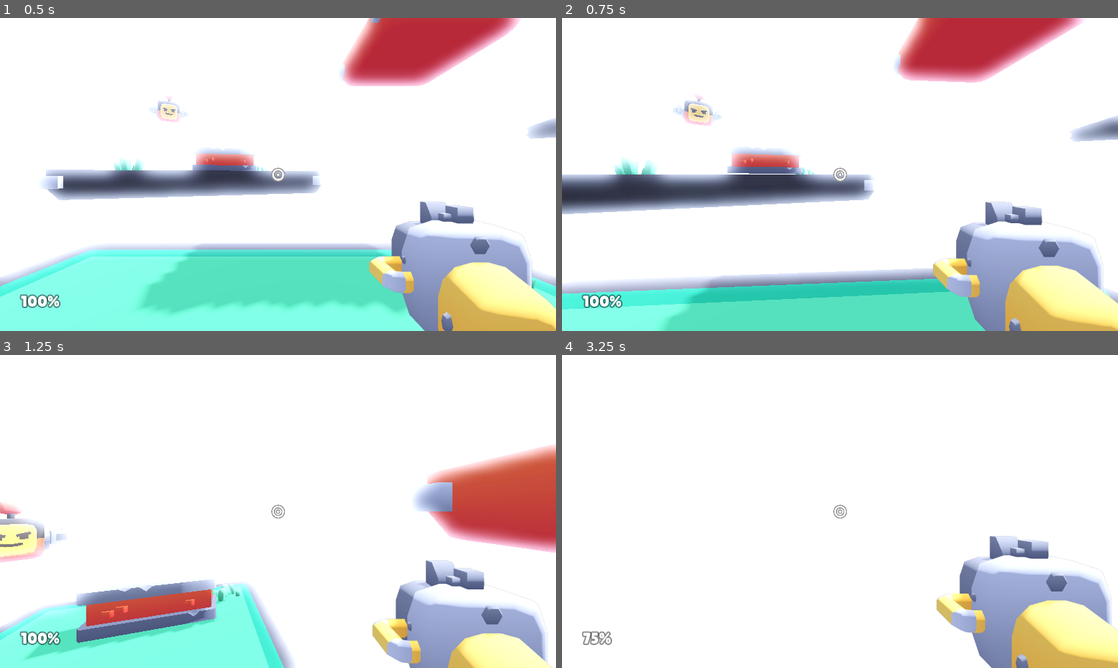
Above: before the commit, frames 1-4 (two rows, left to right).
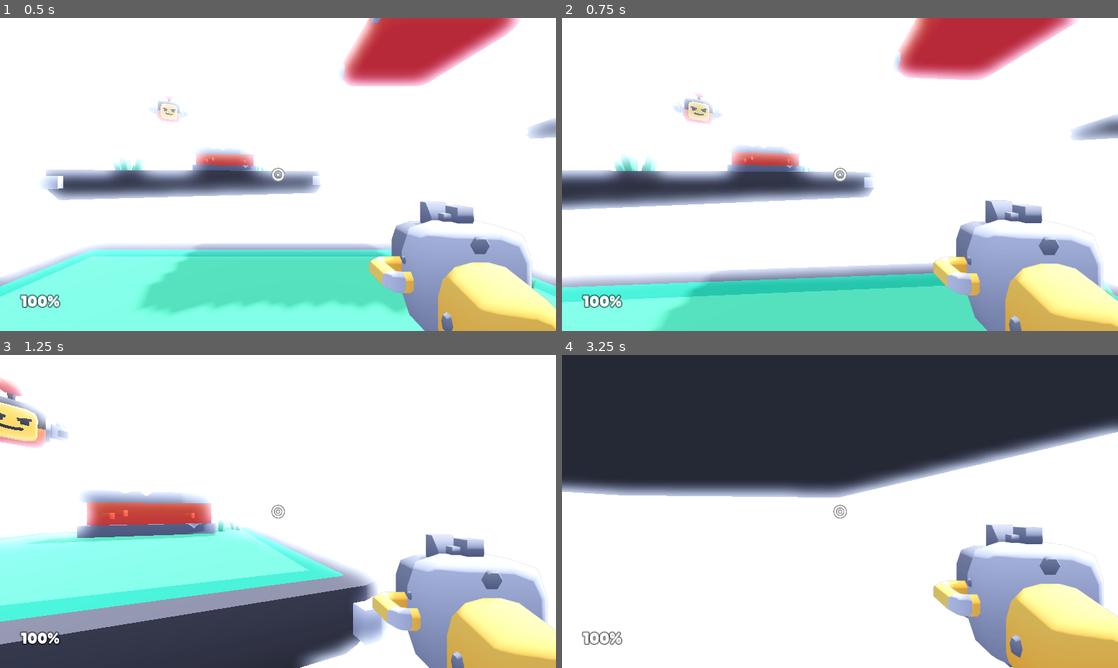
Above: after the commit, the same moments.

Repository: marcospb19/firestone
Game: Godot game, scene res://src/scenes/main.tscn
The game is run twice, just before and just after one commit, with the same random seed, the same clock (stepped at 60 frames per second) and the same inputs.
Inputs (mouse positions are in pixels of both pictures, inside the frame that each line leads up to):
- Up to frame 1 (0.5 s): no input
- Up to frame 2 (0.75 s): move the mouse to (867, 174) at 0.52 s; hold W (move_forward) from 0.53 s (still down); hold Right mouse button (jetpack, bound only before the commit) from 0.53 s (still down)
- Up to frame 3 (1.25 s): keep holding W (move_forward); keep holding Right mouse button (jetpack, bound only before the commit); tap Space (jump) at 0.77, 0.8, 1.07 s
- Up to frame 4 (3.25 s): keep holding W (move_forward); move the mouse to (812, 511) at 1.27 s; release Right mouse button (jetpack, bound only before the commit) at 1.28 s; tap Space (jump) at 1.35, 1.52, 1.82, 2.3, 3.02 s; right-click (812, 511) at 1.55 s; move the mouse to (851, 505) at 2.02 s; hold Right mouse button (jetpack, bound only before the commit) 2.03-2.78 s; move the mouse to (834, 517) at 2.77 s; click (834, 517) at 2.85 s; right-click (834, 517) at 3.05 s

Frame 1 is identical in both runs. In frame 2, 12% of the frame differs, in the area x 0-100%, y 0-100%; in frame 3, 46%; in frame 4, 47%.

Commit message:
use jetpack on spacebar

Diff:
--- a/project.godot
+++ b/project.godot
@@ -112,13 +112,8 @@
 }
 weapon_toggle={
 "deadzone": 0.5,
-"events": [Object(InputEventKey,"resource_local_to_scene":false,"resource_name":"","device":-1,"window_id":0,"alt_pressed":false,"shift_pressed":false,"ctrl_pressed":false,"meta_pressed":false,"pressed":false,"keycode":0,"physical_keycode":69,"key_label":0,"unicode":101,"echo":false,"script":null)
+"events": [Object(InputEventKey,"resource_local_to_scene":false,"resource_name":"","device":-1,"window_id":0,"alt_pressed":false,"shift_pressed":false,"ctrl_pressed":false,"meta_pressed":false,"pressed":false,"keycode":0,"physical_keycode":81,"key_label":0,"unicode":113,"echo":false,"script":null)
 , Object(InputEventJoypadButton,"resource_local_to_scene":false,"resource_name":"","device":-1,"button_index":10,"pressure":0.0,"pressed":true,"script":null)
-]
-}
-jetpack={
-"deadzone": 0.5,
-"events": [Object(InputEventMouseButton,"resource_local_to_scene":false,"resource_name":"","device":-1,"window_id":0,"alt_pressed":false,"shift_pressed":false,"ctrl_pressed":false,"meta_pressed":false,"button_mask":0,"position":Vector2(0, 0),"global_position":Vector2(0, 0),"factor":1.0,"button_index":2,"canceled":false,"pressed":false,"double_click":false,"script":null)
 ]
 }
 
--- a/src/objects/player.gd
+++ b/src/objects/player.gd
@@ -101,8 +101,8 @@
 
 func handle_controls(delta: float):
 	handle_action_shoot()
-	handle_action_jet(delta)
 	handle_action_weapon_toggle()
+	handle_action_jump_and_jet(delta)
 
 	# Mouse capture
 	if Input.is_action_just_pressed("mouse_capture"):
@@ -131,13 +131,14 @@
 			gravity = -jump_strength
 			jump = false
 
-	if gravity > 0 and self.is_on_floor():
-		jump = true
-		gravity = 0
-
-
-func handle_action_jet(delta: float):
-	if Input.is_action_pressed("jetpack"):
+
+func handle_action_jump_and_jet(delta: float):
+	if self.is_on_floor():
+		gravity = 0.0
+
+	if Input.is_action_pressed("jump"):
+		if self.is_on_floor():
+			gravity = -jump_strength
 		gravity -= jet_strength * delta
 
 
